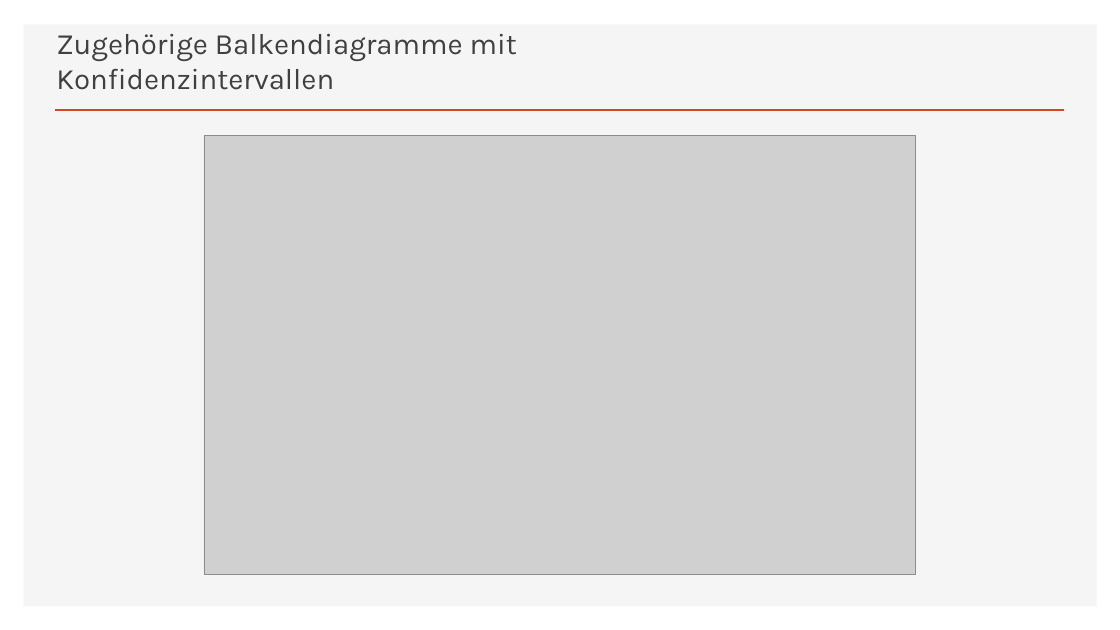
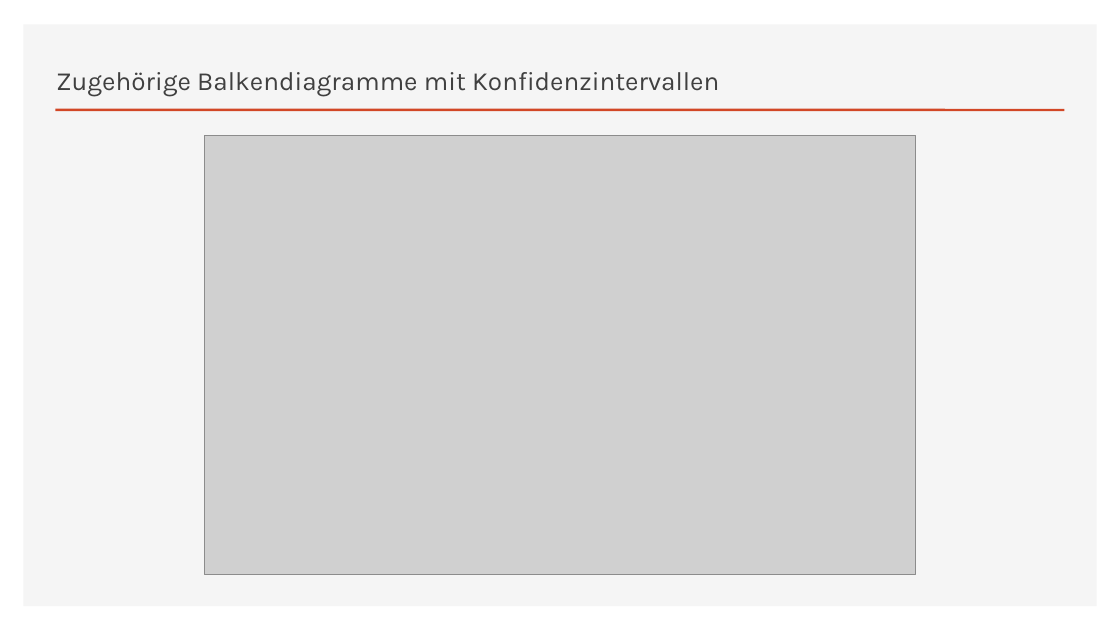
Before and after one commit to annapuu/gruppe3, a slide deck: slide 5 of 4_Presentation/Präsentation_final.pptx. Drawn at 1120x630 pixels with LibreOffice and Linux fonts; fonts in the diff are those of the drawing; grey boxes stand for pictures. Boxes give left, top, right and bottom in pixels: in the first picture for what was removed or moved away, otherwise in the second. Text is boxed around its words. In the diff, an @@ line names an element or a change of style, - is before the commit and + after.

```diff
--- a/4_Presentation/Präsentation_final.pptx
+++ b/4_Presentation/Präsentation_final.pptx
@@ title "Zugehörige Balkendiagramme mit Konfidenzintervallen" at (x1=56, y1=72, x2=719, y2=97): size 25.2 to 22.4 pt @@
```
Also in this commit, not shown: 3 other slides changed.
